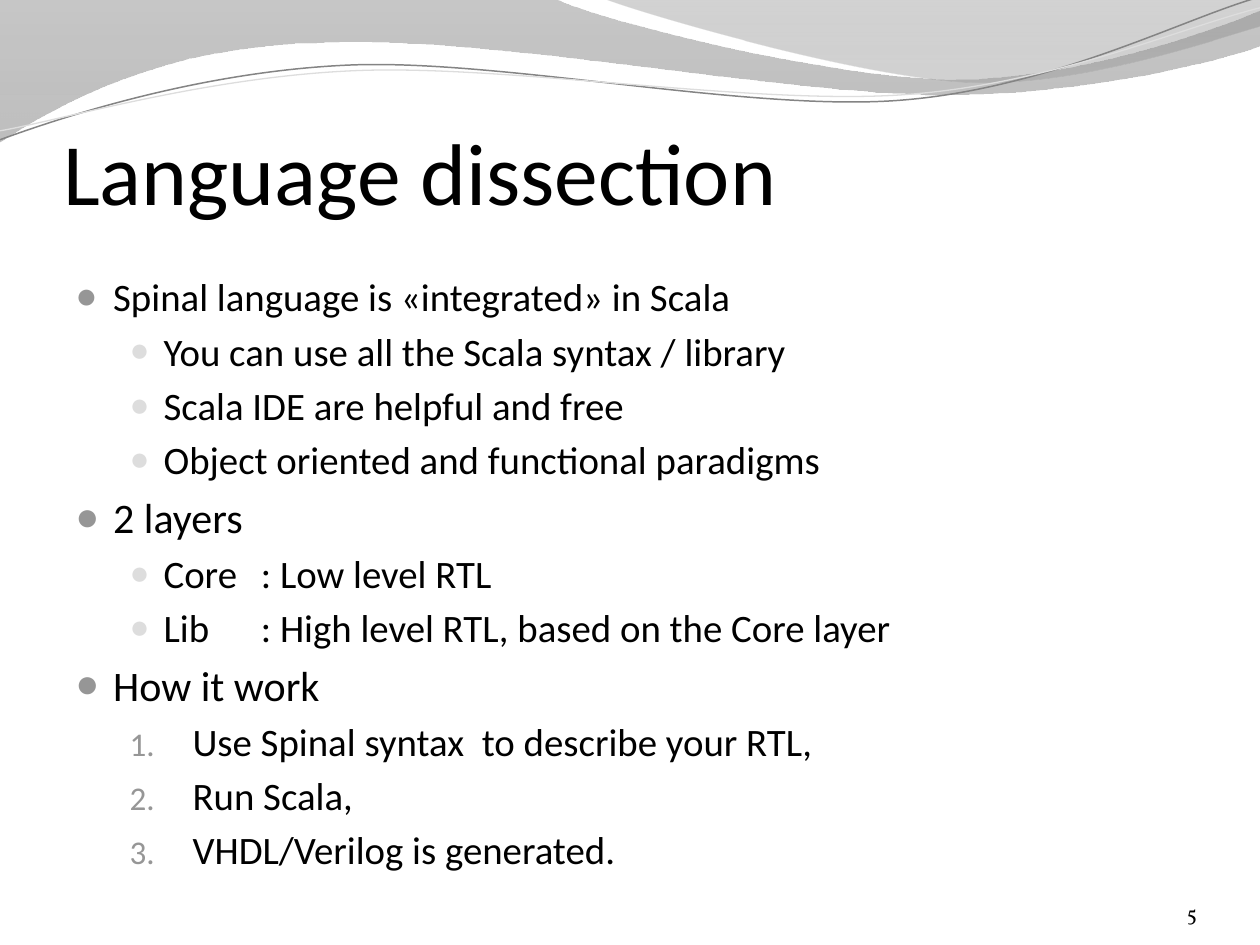
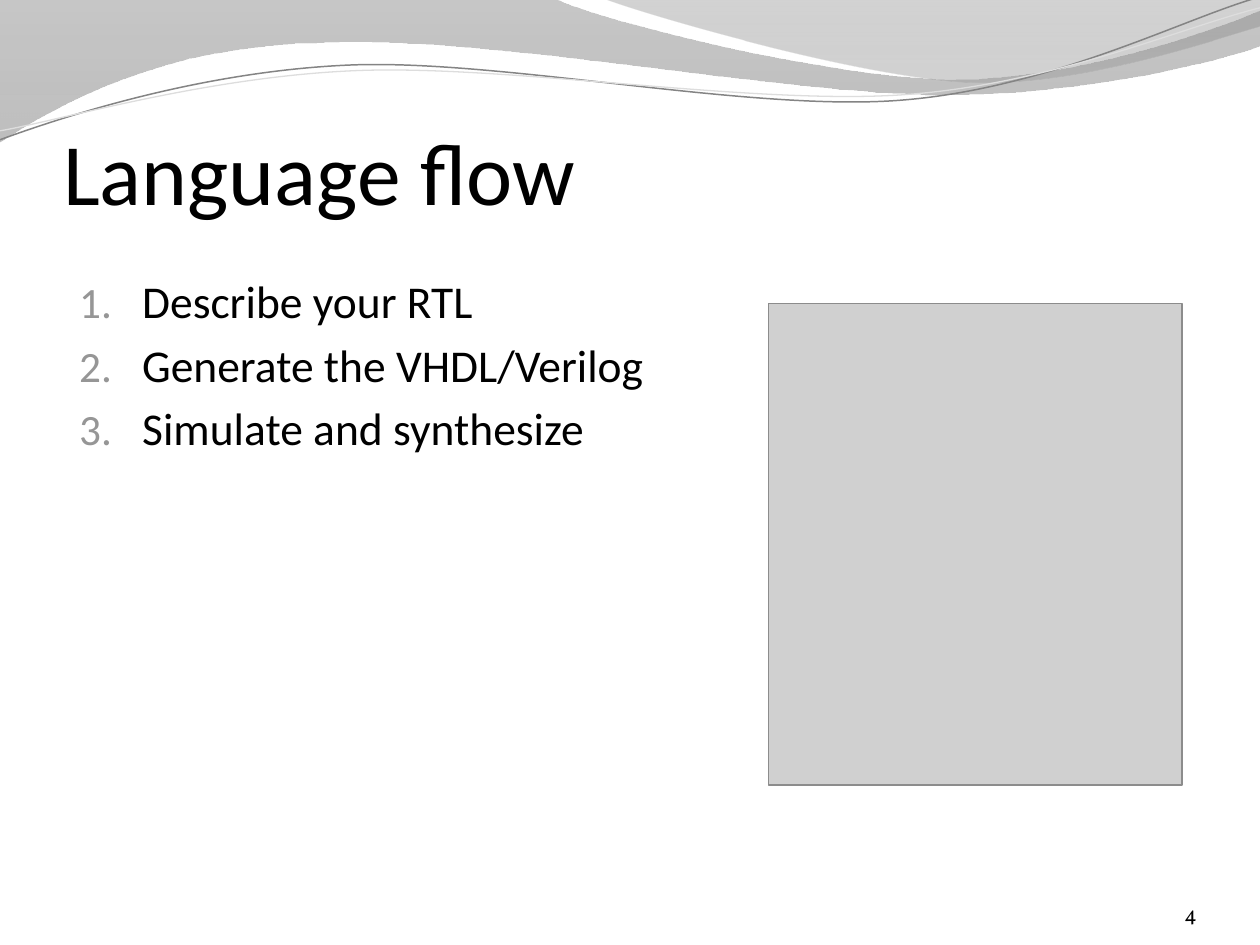
Before and after one commit to SpinalHDL/SpinalDoc, a slide deck: slide 4 of presentation/en/presentation.pptx (slide 5 before the commit). Drawn at 1260x945 pixels with LibreOffice and Linux fonts; fonts in the diff are those of the drawing; grey boxes stand for pictures; background and template pictures are left out. Boxes give left, top, right and bottom in pixels: in the first picture for what was removed or moved away, otherwise in the second. Text is boxed around its words. In the diff, an @@ line names an element or a change of style, - is before the commit and + after.

```diff
--- a/presentation/en/presentation.pptx
+++ b/presentation/en/presentation.pptx
@@ title at box(63, 144, 575, 220): text changed @@
-Language dissection
+Language flow
@@ text at box(142, 286, 643, 453): text changed; size 22.2 to 26 pt @@
-● Spinal language is «integrated» in Scala
-  ● You can use all the Scala syntax / library
-  ● Scala IDE are helpful and free
-  ● Object oriented and functional paradigms
-● 2 layers
-  ● Core : Low level RTL
-  ● Lib : High level RTL, based on the Core layer
-● How it work
-  1. Use Spinal syntax to describe your RTL,
-  2. Run Scala,
-  3. VHDL/Verilog is generated.
+1. Describe your RTL
+2. Generate the VHDL/Verilog
+3. Simulate and synthesize
@@ picture added at box(769, 304, 1182, 785) @@
@@ page number at box(1184, 910, 1197, 925): text changed @@
-5
+4
```
Also in this commit, not shown: 20 other slides changed, 3 slides added, 5 slides removed, 2 other files.
